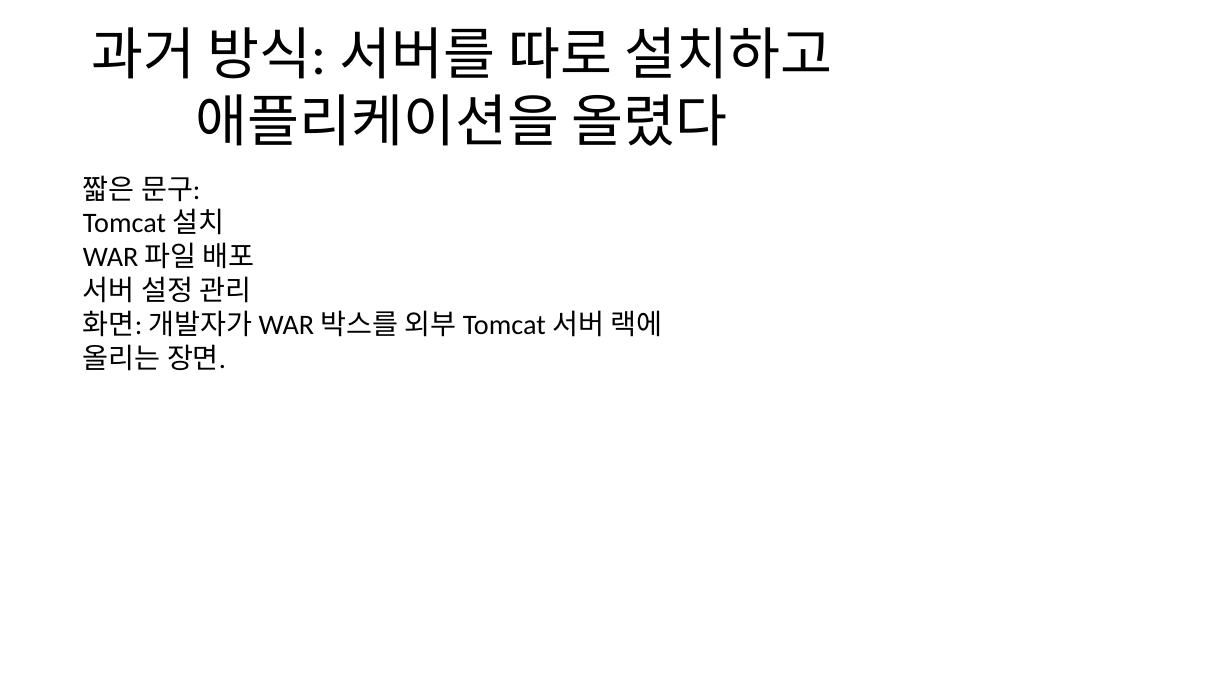
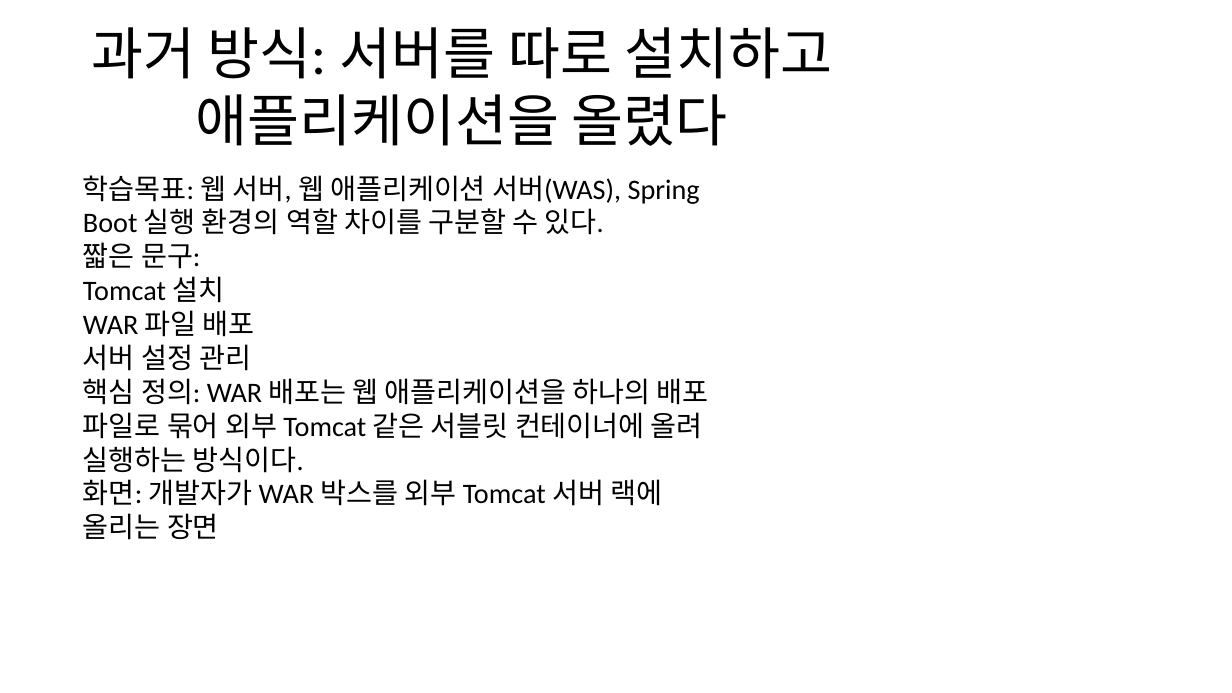
Before and after one commit to openskill-harness/lecture-workflow, a slide deck: slide 9 of courses/spring-boot-basic/pptx/ch01.pptx. Drawn at 1232x693 pixels with LibreOffice and Linux fonts; fonts in the diff are those of the drawing. Boxes give left, top, right and bottom in pixels: in the first picture for what was removed or moved away, otherwise in the second. Text is boxed around its words. In the diff, an @@ line names an element or a change of style, - is before the commit and + after.

```diff
--- a/courses/spring-boot-basic/pptx/ch01.pptx
+++ b/courses/spring-boot-basic/pptx/ch01.pptx
@@ text at [83,175,700,235]: paragraph added @@
+학습목표: 웹 서버, 웹 애플리케이션 서버(WAS), Spring Boot 실행 환경의 역할 차이를 구분할 수 있다.
@@ text at [83,378,709,540]: text changed @@
-화면: 개발자가 WAR 박스를 외부 Tomcat 서버 랙에 올리는 장면.
+핵심 정의: WAR 배포는 웹 애플리케이션을 하나의 배포 파일로 묶어 외부 Tomcat 같은 서블릿 컨테이너에 올려 실행하는 방식이다.
+화면: 개발자가 WAR 박스를 외부 Tomcat 서버 랙에 올리는 장면
```
Also in this commit, not shown: 25 other slides changed, 24 other files.
